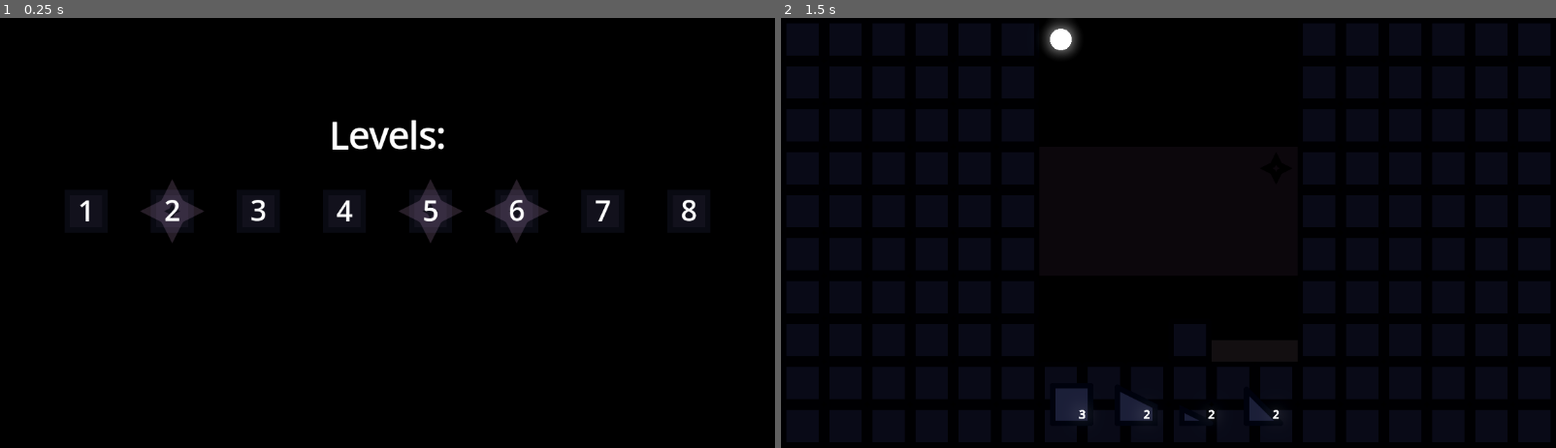
Above: before the commit, frames 1-2 (left to right).
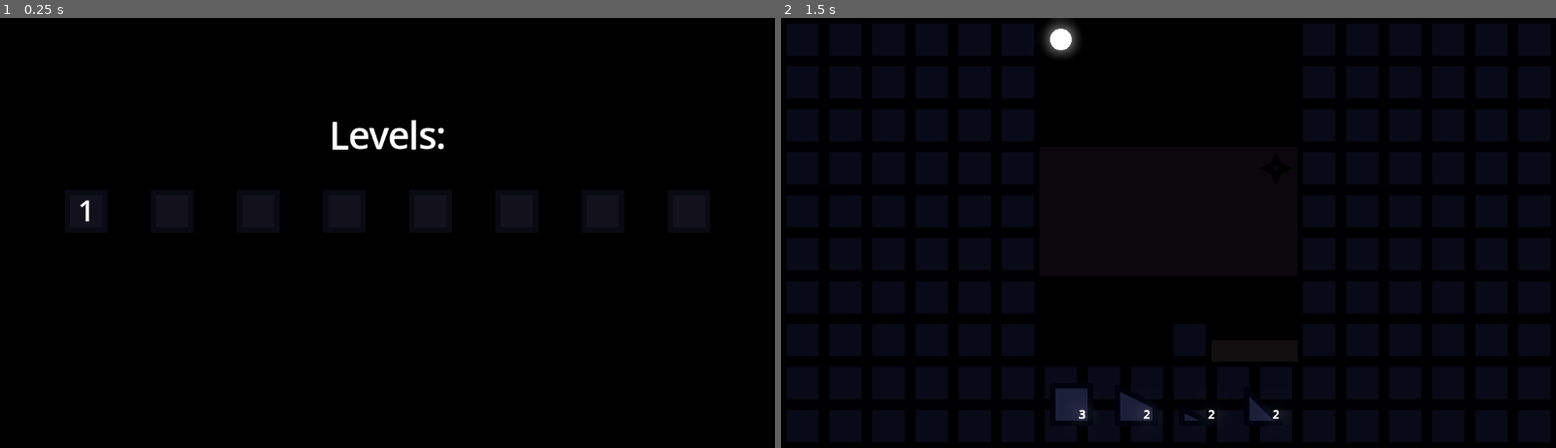
Above: after the commit, the same moments.

Repository: Username4D/dWell
Game: Godot game, scene res://scenes/menu_level.tscn
The game is run twice, just before and just after one commit, with the same random seed, the same clock (stepped at 60 frames per second) and the same inputs. The project has no main scene, so this scene is started directly.
Inputs:
- Up to frame 1 (0.25 s): no input
- Up to frame 2 (1.5 s): click "1" at 0.5 s; click "3" at 1.25 s

The runs differ from the first frame. In frame 1, 1.4% of the frame differs, in the area x 18-90%, y 37-53%; in frame 2, nothing differs.

Commit message:
added loading savefile to level menu

Diff:
--- a/scenes/level_button.tscn
+++ b/scenes/level_button.tscn
@@ -69,6 +69,7 @@
 mesh = SubResource("QuadMesh_hrusj")
 
 [node name="star" type="Sprite2D" parent="."]
+visible = false
 self_modulate = Color(1, 1, 1, 0.16)
 z_index = -1
 position = Vector2(32, 32)
--- a/scripts/level_selection.gd
+++ b/scripts/level_selection.gd
@@ -1,16 +1,35 @@
 extends HBoxContainer
 
 var max_level = 7
-var stars = [true,false,true,true,false,false,true,true]
+var stars = []
 func _ready() -> void:
+	var file = FileAccess.open("user://levels.dat", FileAccess.READ)
+	if file == null:
+		file = FileAccess.open("user://levels.dat", FileAccess.WRITE)
+		file.store_var([0,0,0,0,0,0,0,0])
+		stars = [false,false,false,false,false,false,false,false]
+		max_level = 0
+	else:
+
+		var array = file.get_var()
+		print(array)
+		for i in array:
+			if i == 2:
+				stars.append(true)
+			else:
+				stars.append(false)
+		max_level = array.find(0)
+		print(max_level)
 	for i in get_children():
 		i.get_node("label").text = i.name
 		if int(i.name) -1 > max_level:
 			i.get_node("label").visible = false
 			i.self_modulate.a = 0.5
+		else:
+			i.pressed.connect(start_level.bind(i.name))
 		if stars[int(i.name) -1 ]:
-			i.get_node("star").visible = false
-		i.pressed.connect(start_level.bind(i.name))
+			i.get_node("star").visible = true
+
 
 func start_level(lvl):
 	var gp_scene = load("res://scenes/gameplay_scene.tscn").instantiate()
